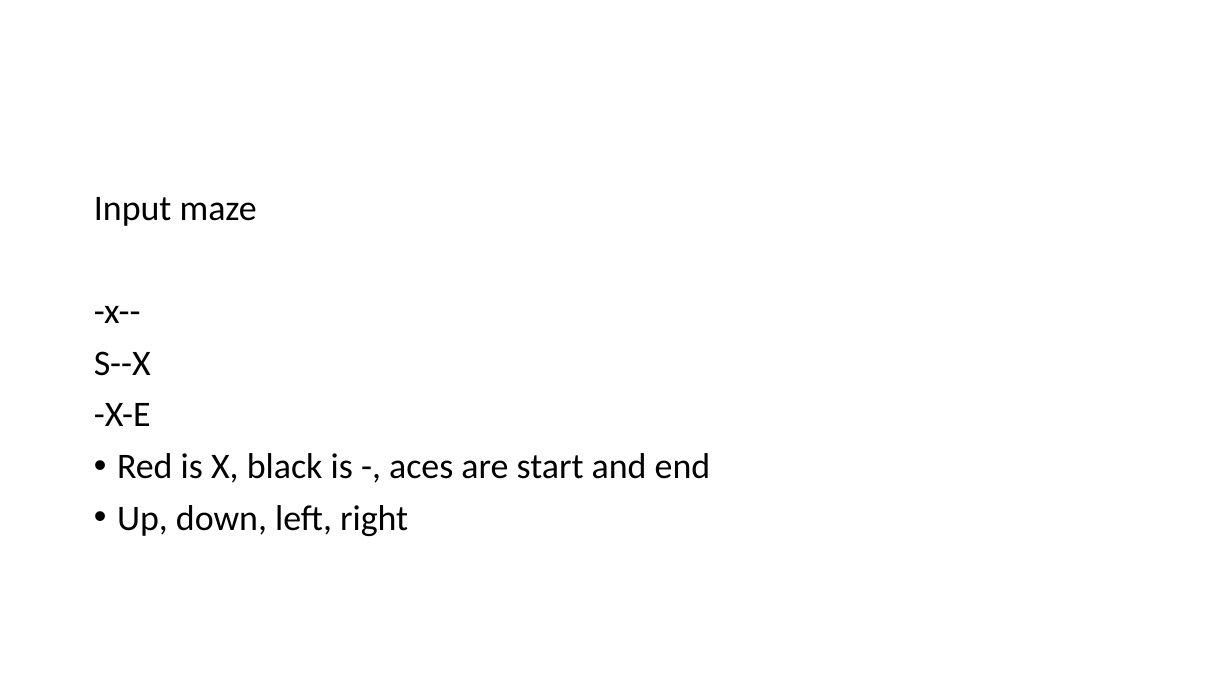
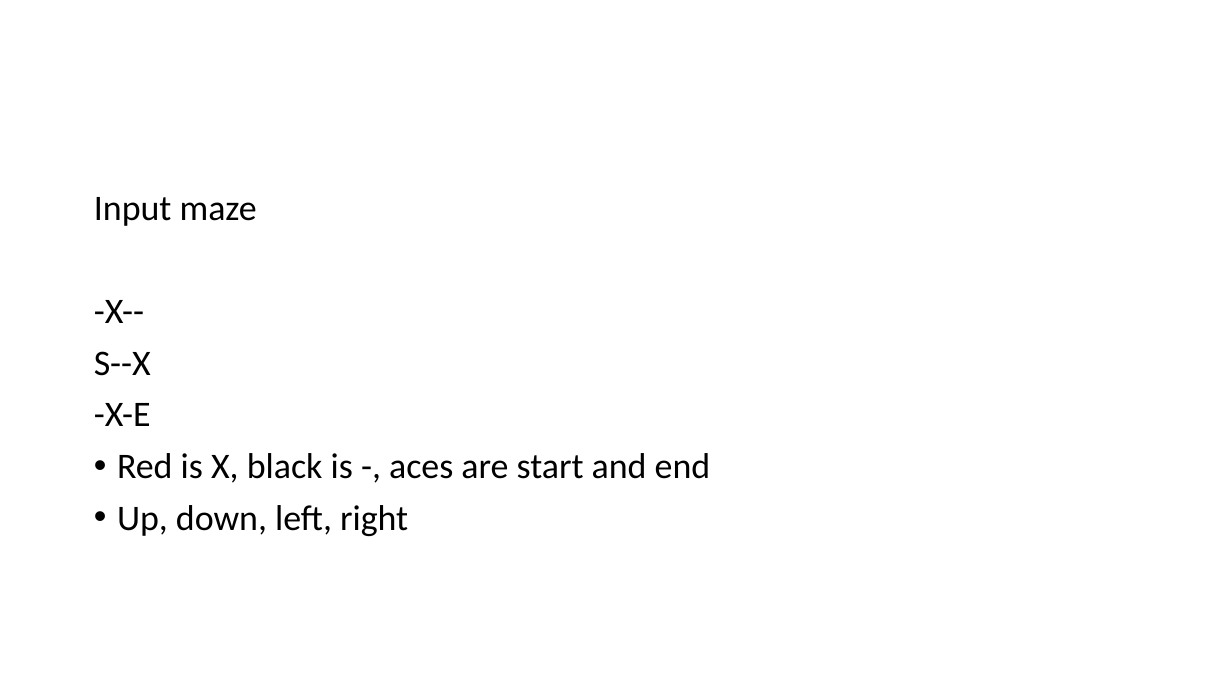
Before and after one commit to skalakm/232, a slide deck: slide 80 of notes.pptx. Drawn at 1232x693 pixels with LibreOffice and Linux fonts; fonts in the diff are those of the drawing. Boxes give left, top, right and bottom in pixels: in the first picture for what was removed or moved away, otherwise in the second. Text is boxed around its words. In the diff, an @@ line names an element or a change of style, - is before the commit and + after.

Commit message:
fixed x to X in maze

```diff
--- a/notes.pptx
+++ b/notes.pptx
@@ text at [94, 300, 144, 323]: text changed @@
--x--
+-X--
```
